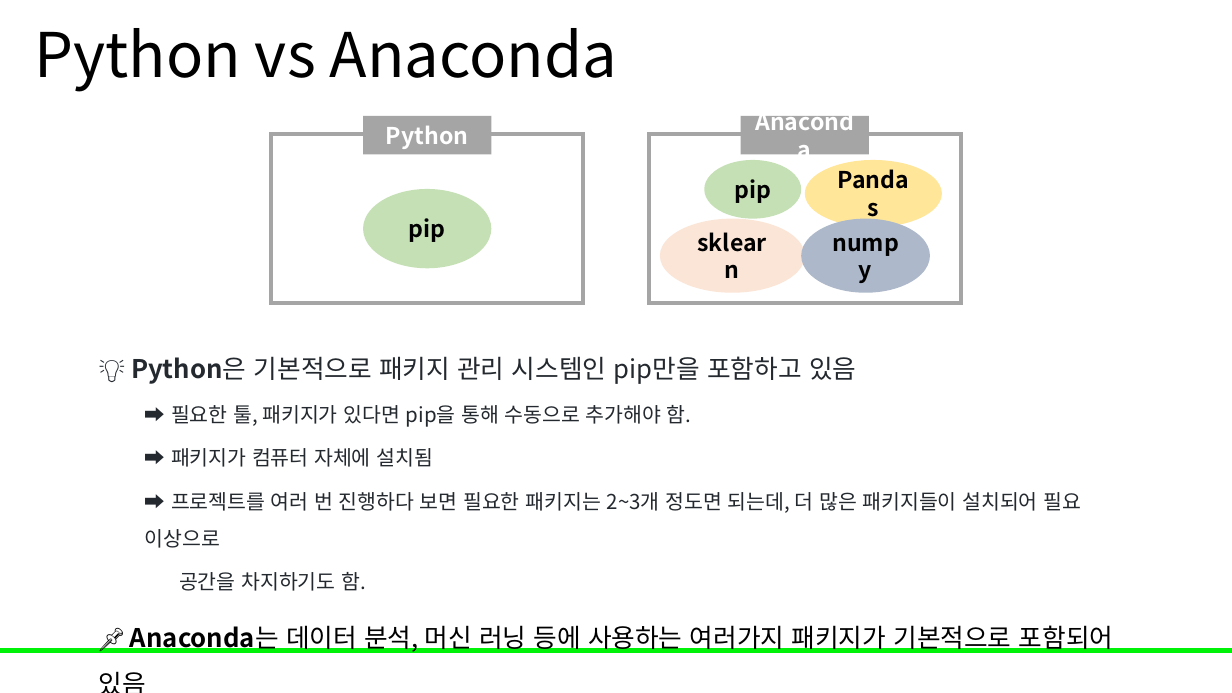
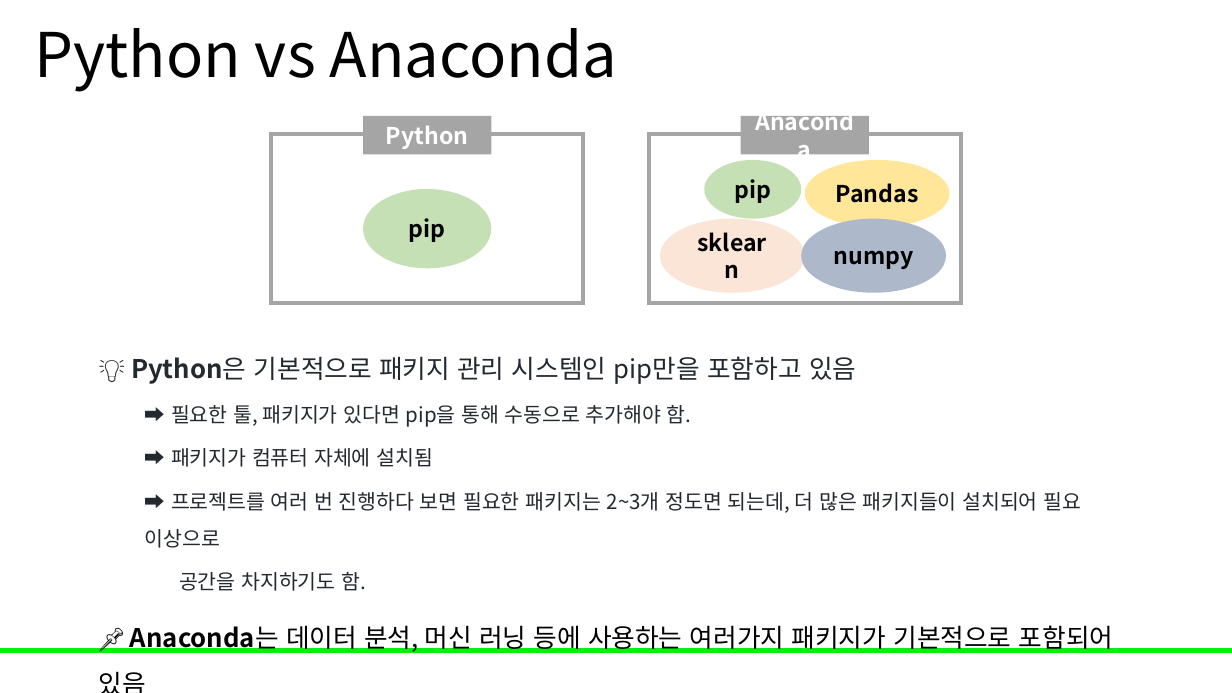
Before and after one commit to Leader-Lesson/KDT_RE_5th, a slide deck: slide 6 of material/3_데이터분석/01_numpy.pptx. Drawn at 1232x693 pixels with LibreOffice and Linux fonts; fonts in the diff are those of the drawing; background and template pictures are left out. Boxes give left, top, right and bottom in pixels: in the first picture for what was removed or moved away, otherwise in the second. Text is boxed around its words. In the diff, an @@ line names an element or a change of style, - is before the commit and + after.

```diff
--- a/material/3_데이터분석/01_numpy.pptx
+++ b/material/3_데이터분석/01_numpy.pptx
@@ ellipse "Pandas": place and size @@
-ellipse "Pandas" at (805,160,942,227)
+ellipse "Pandas" at (805,160,950,227)
@@ ellipse "numpy": place and size @@
-ellipse "numpy" at (801,219,930,293)
+ellipse "numpy" at (801,219,946,293)
```
Also in this commit, not shown: 50 other slides changed, 1 other file.
